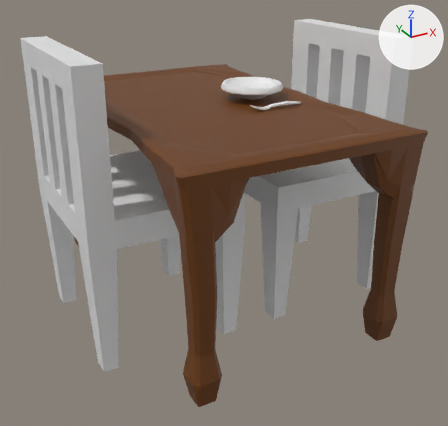
Two versions of the Blender file lee.blend, one commit apart.
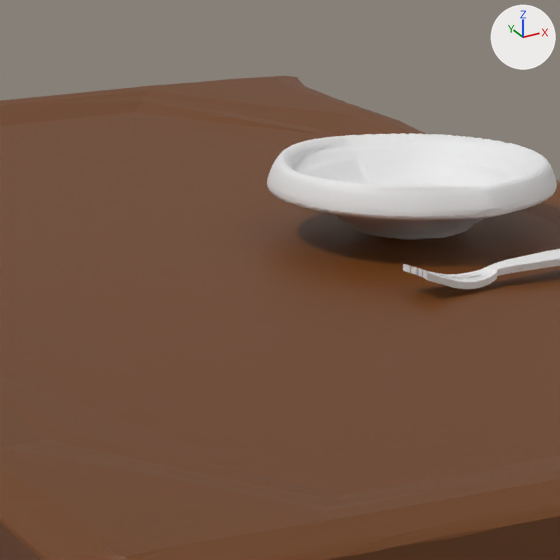
Each version appears first whole from a 50 mm camera at (-5.42, -10.42, 5.44) aimed at (0.14, -0.31, 0.38), and next in a close-up on the part from 36% to 63% of the width and 11% to 40% of the height. Lighting does not change. The marker at upper right points along +X, +Y and +Z. The same objects are shown in both versions, whatever each file hides.

Objects in the first close-up: 'Fork', 'PLATE', 'Table'.
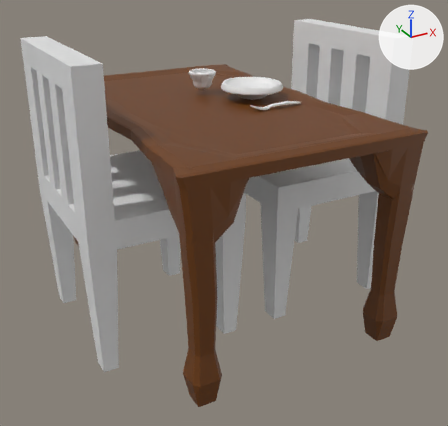
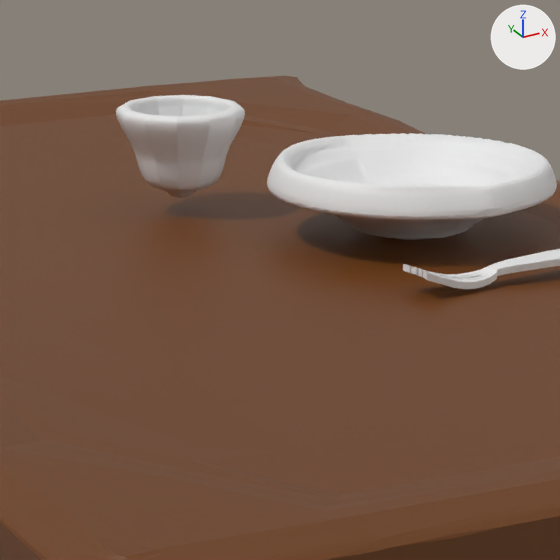
Where the newer file only moved an object's origin or applied its transform, the numbers keep the older frame.

Diff of the bpy script that builds the scene:
```diff
--- a/lee.blend.py
+++ b/lee.blend.py
@@ me_mesh_002 @@
 # used by ob_béziercurve; location = (0.0, 0.0, 0.0)
-me_mesh_002.from_pydata(...)  # 1308 vertices, 1296 faces; spans x -0.559..0.559, y -0.5..0.293, z -0.559..0.559
+me_mesh_002.from_pydata(...)  # 1308 vertices, 1296 faces; spans x 0.013..0.572, y 0.591..1.15, z 2.633..3.03
+# me_mesh_002 part 1: 1308 vertices added at x 0.013..0.572, y 0.591..1.15, z 2.633..3.03
```

Boxes [x1, y1, x2, y2] around the edits, measured in the close-ups (560 x 560 px):
'BézierCurve', reshaped (not visible before)
    after: [116, 95, 245, 198]
